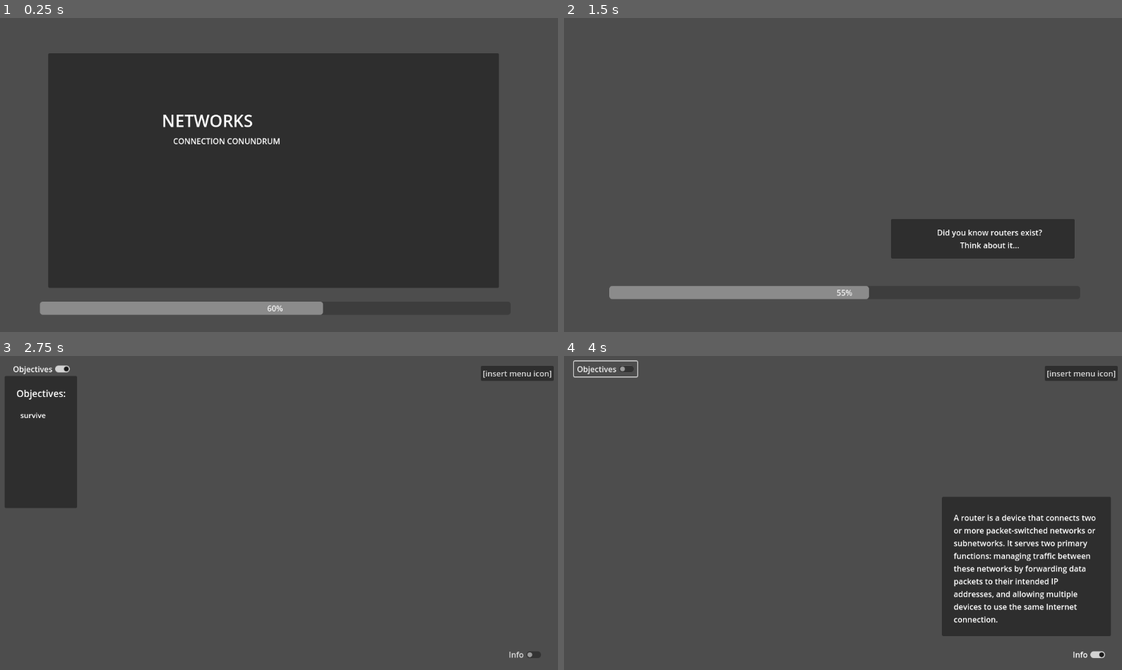
Above: before the commit, frames 1-4 (two rows, left to right).
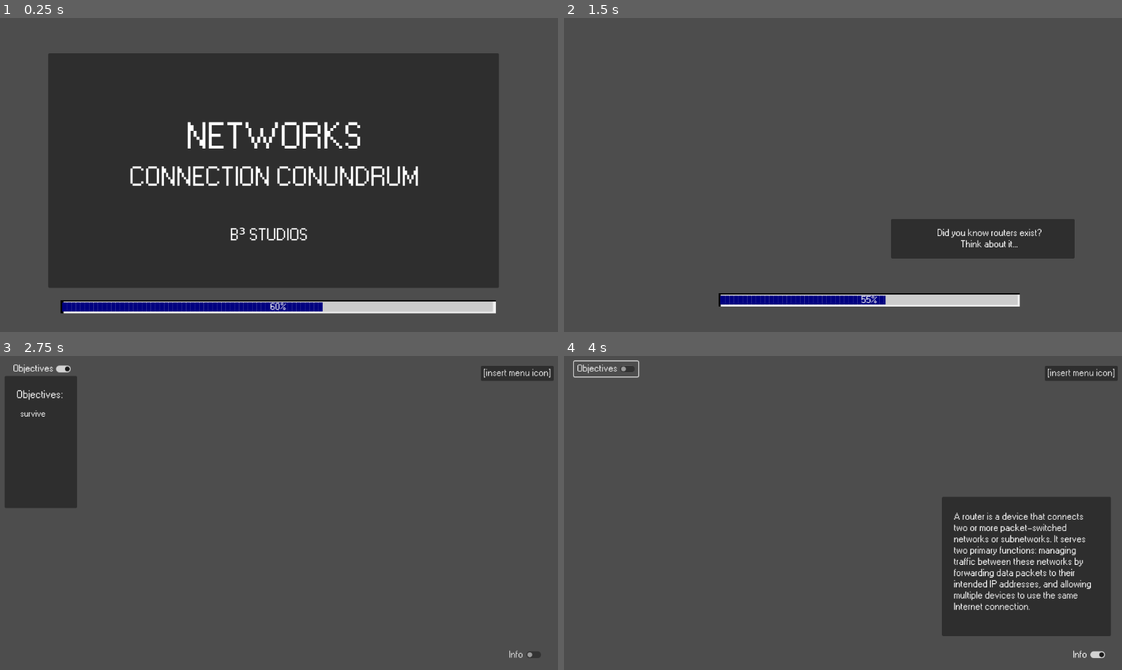
Above: after the commit, the same moments.

Repository: BcubeStudios/Netspace-Game
Game: Godot game, scene res://screens/opening.tscn
Two runs of this game, one before a commit and one after it. Both use one fixed random seed, a clock stepped at 60 frames per second and the inputs below.
Inputs:
- Up to frame 1 (0.25 s): no input
- Up to frame 2 (1.5 s): click "START GAME" at 0.5 s
- Up to frame 3 (2.75 s): no input
- Up to frame 4 (4 s): click "Info" at 2.75 s; click "Objectives" at 3.5 s

The runs differ from the first frame. In frame 1, 6.6% of the frame differs, in the area x 7-89%, y 30-95%; in frame 2, 4.1%; in frame 3, 0.5%; in frame 4, 3.8%.

Commit message:
changes to themes

Diff:
--- /dev/null
+++ b/GodotWorkspace/icon.svg
@@ -0,0 +1 @@
+<svg height="128" width="128" xmlns="http://www.w3.org/2000/svg"><rect x="2" y="2" width="124" height="124" rx="14" fill="#363d52" stroke="#212532" stroke-width="4"/><g transform="scale(.101) translate(122 122)"><g fill="#fff"><path d="M105 673v33q407 354 814 0v-33z"/><path fill="#478cbf" d="m105 673 152 14q12 1 15 14l4 67 132 10 8-61q2-11 15-15h162q13 4 15 15l8 61 132-10 4-67q3-13 15-14l152-14V427q30-39 56-81-35-59-83-108-43 20-82 47-40-37-88-64 7-51 8-102-59-28-123-42-26 43-46 89-49-7-98 0-20-46-46-89-64 14-123 42 1 51 8 102-48 27-88 64-39-27-82-47-48 49-83 108 26 42 56 81zm0 33v39c0 276 813 276 813 0v-39l-134 12-5 69q-2 10-14 13l-162 11q-12 0-16-11l-10-65H447l-10 65q-4 11-16 11l-162-11q-12-3-14-13l-5-69z"/><path d="M483 600c3 34 55 34 58 0v-86c-3-34-55-34-58 0z"/><circle cx="725" cy="526" r="90"/><circle cx="299" cy="526" r="90"/></g><g fill="#414042"><circle cx="307" cy="532" r="60"/><circle cx="717" cy="532" r="60"/></g></g></svg>
--- a/GodotWorkspace/screens/credits_screen.tscn
+++ b/GodotWorkspace/screens/credits_screen.tscn
@@ -1,6 +1,7 @@
-[gd_scene load_steps=4 format=3 uid="uid://c7q35l8ctyu0e"]
+[gd_scene load_steps=5 format=3 uid="uid://c7q35l8ctyu0e"]
 
 [ext_resource type="Script" path="res://scripts/creditsLabel.gd" id="1_x4kin"]
+[ext_resource type="Theme" uid="uid://dupann3qkyje3" path="res://themes/pixel_98.tres" id="1_yyrdf"]
 [ext_resource type="Script" path="res://scripts/button.gd" id="2_5rng6"]
 [ext_resource type="AudioStream" uid="uid://b01bpv1v7smkr" path="res://music/chiphead64 - 11pm.ogg" id="3_gg50c"]
 
@@ -20,6 +21,7 @@
 offset_top = 25.0
 offset_right = 770.0
 offset_bottom = 407.0
+theme = ExtResource("1_yyrdf")
 text = "Made by B Cube Studio
 
     Ariane MARONGIU
@@ -42,6 +44,7 @@
 offset_top = 79.0
 offset_right = 937.0
 offset_bottom = 102.0
+theme = ExtResource("1_yyrdf")
 text = "THANK YOU "
 horizontal_alignment = 1
 
@@ -50,6 +53,7 @@
 offset_top = 595.0
 offset_right = 1126.0
 offset_bottom = 627.0
+theme = ExtResource("1_yyrdf")
 text = "Exit"
 script = ExtResource("2_5rng6")
 
--- a/GodotWorkspace/screens/demo_level.tscn
+++ b/GodotWorkspace/screens/demo_level.tscn
@@ -1,7 +1,8 @@
-[gd_scene load_steps=4 format=3 uid="uid://ddhmuwam3lrrg"]
+[gd_scene load_steps=5 format=3 uid="uid://ddhmuwam3lrrg"]
 
 [ext_resource type="Script" path="res://scripts/demo_level.gd" id="1_j08t0"]
 [ext_resource type="PackedScene" uid="uid://c6fth4mtmu8c0" path="res://screens/settings_menu.tscn" id="2_1ps50"]
+[ext_resource type="Theme" uid="uid://dupann3qkyje3" path="res://themes/pixel_98.tres" id="2_rkssa"]
 [ext_resource type="AudioStream" uid="uid://bar8iv8kegwxm" path="res://music/Free Game Soundtrack by chiphead64 - (hurry up).ogg" id="3_ruto6"]
 
 [node name="demo_level" type="Node2D"]
@@ -12,6 +13,7 @@
 offset_top = 20.0
 offset_right = 1142.0
 offset_bottom = 51.0
+theme = ExtResource("2_rkssa")
 text = "[insert menu icon]"
 
 [node name="settingPanel" type="Panel" parent="."]
@@ -34,6 +36,7 @@
 offset_top = 288.0
 offset_right = 1128.0
 offset_bottom = 573.0
+theme = ExtResource("2_rkssa")
 
 [node name="infoLabel" type="Label" parent="infoPanel"]
 layout_mode = 0
@@ -49,6 +52,8 @@
 offset_top = 591.0
 offset_right = 1123.0
 offset_bottom = 631.0
+theme = ExtResource("2_rkssa")
+theme_override_font_sizes/font_size = 20
 text = "Info"
 
 [node name="objectivesToggle" type="CheckButton" parent="."]
@@ -56,6 +61,7 @@
 offset_top = 11.0
 offset_right = 161.0
 offset_bottom = 42.0
+theme = ExtResource("2_rkssa")
 button_pressed = true
 text = "Objectives"
 
@@ -68,10 +74,11 @@
 [node name="titleLabel" type="Label" parent="objectivesPanel"]
 layout_mode = 0
 offset_left = 24.0
-offset_top = 22.0
+offset_top = 28.0
 offset_right = 130.0
-offset_bottom = 49.0
-theme_override_font_sizes/font_size = 19
+offset_bottom = 55.0
+theme = ExtResource("2_rkssa")
+theme_override_font_sizes/font_size = 22
 text = "Objectives: "
 
 [node name="objectivesLabel" type="Label" parent="objectivesPanel"]
@@ -80,7 +87,8 @@
 offset_top = 69.0
 offset_right = 90.0
 offset_bottom = 92.0
-theme_override_font_sizes/font_size = 15
+theme = ExtResource("2_rkssa")
+theme_override_font_sizes/font_size = 18
 text = "survive"
 
 [node name="AudioStreamPlayer2D" type="AudioStreamPlayer2D" parent="."]
--- a/GodotWorkspace/screens/loading_screen.tscn
+++ b/GodotWorkspace/screens/loading_screen.tscn
@@ -1,7 +1,8 @@
-[gd_scene load_steps=3 format=3 uid="uid://3kt3xgd6i045"]
+[gd_scene load_steps=4 format=3 uid="uid://3kt3xgd6i045"]
 
 [ext_resource type="Script" path="res://scripts/loading_screen.gd" id="1_o6dig"]
 [ext_resource type="AudioStream" uid="uid://b01bpv1v7smkr" path="res://music/chiphead64 - 11pm.ogg" id="1_qib4h"]
+[ext_resource type="Theme" uid="uid://dupann3qkyje3" path="res://themes/pixel_98.tres" id="3_mqag2"]
 
 [node name="loading_screen" type="Node2D"]
 script = ExtResource("1_o6dig")
@@ -24,13 +25,16 @@
 offset_top = 16.0
 offset_right = 309.0
 offset_bottom = 65.0
+theme = ExtResource("3_mqag2")
+theme_override_font_sizes/font_size = 20
 text = "Did you know routers exist?
 Think about it..."
 horizontal_alignment = 1
 vertical_alignment = 1
 
 [node name="ProgressBar" type="ProgressBar" parent="."]
-offset_left = 104.0
-offset_top = 548.0
-offset_right = 1065.0
-offset_bottom = 575.0
+offset_left = 327.0
+offset_top = 563.0
+offset_right = 942.0
+offset_bottom = 590.0
+theme = ExtResource("3_mqag2")
--- a/GodotWorkspace/screens/opening.tscn
+++ b/GodotWorkspace/screens/opening.tscn
@@ -1,6 +1,7 @@
-[gd_scene load_steps=2 format=3 uid="uid://lrqxkg6ee2cu"]
+[gd_scene load_steps=3 format=3 uid="uid://lrqxkg6ee2cu"]
 
 [ext_resource type="Script" path="res://scripts/opening.gd" id="1_n81yr"]
+[ext_resource type="Theme" uid="uid://dupann3qkyje3" path="res://themes/pixel_98.tres" id="2_4ddk4"]
 
 [node name="opening" type="Node2D"]
 script = ExtResource("1_n81yr")
@@ -13,24 +14,39 @@
 
 [node name="mainLabel" type="Label" parent="mainPanel"]
 layout_mode = 0
-offset_left = 232.0
-offset_top = 114.0
-offset_right = 699.0
-offset_bottom = 211.0
-theme_override_font_sizes/font_size = 34
+offset_left = 281.0
+offset_top = 137.0
+offset_right = 748.0
+offset_bottom = 234.0
+theme = ExtResource("2_4ddk4")
+theme_override_font_sizes/font_size = 75
 text = "NETWORKS
 "
 
-[node name="subtitleLabel2" type="Label" parent="mainPanel"]
+[node name="subtitleLabel" type="Label" parent="mainPanel"]
 layout_mode = 0
-offset_left = 255.0
-offset_top = 168.0
-offset_right = 474.0
-offset_bottom = 191.0
+offset_left = 165.0
+offset_top = 228.0
+offset_right = 763.0
+offset_bottom = 286.0
+theme = ExtResource("2_4ddk4")
+theme_override_font_sizes/font_size = 55
 text = "CONNECTION CONUNDRUM"
 
+[node name="studioLabel" type="Label" parent="mainPanel"]
+layout_mode = 0
+offset_left = 371.0
+offset_top = 350.0
+offset_right = 530.0
+offset_bottom = 397.0
+theme = ExtResource("2_4ddk4")
+theme_override_font_sizes/font_size = 35
+text = "B³ STUDIOS"
+horizontal_alignment = 1
+
 [node name="ProgressBar" type="ProgressBar" parent="."]
-offset_left = 93.0
-offset_top = 580.0
-offset_right = 1054.0
-offset_bottom = 607.0
+offset_left = 135.0
+offset_top = 577.0
+offset_right = 1024.0
+offset_bottom = 604.0
+theme = ExtResource("2_4ddk4")
--- a/GodotWorkspace/screens/settings_menu.tscn
+++ b/GodotWorkspace/screens/settings_menu.tscn
@@ -1,6 +1,7 @@
-[gd_scene load_steps=2 format=3 uid="uid://c6fth4mtmu8c0"]
+[gd_scene load_steps=3 format=3 uid="uid://c6fth4mtmu8c0"]
 
 [ext_resource type="Script" path="res://scripts/settings_menu.gd" id="1_0h81g"]
+[ext_resource type="Theme" uid="uid://dupann3qkyje3" path="res://themes/pixel_98.tres" id="2_n5gra"]
 
 [node name="SettingsMenu" type="Control"]
 layout_mode = 3
@@ -35,28 +36,39 @@
 
 [node name="ContinueButton" type="Button" parent="MarginContainer/VBoxContainer"]
 layout_mode = 2
+theme = ExtResource("2_n5gra")
+theme_override_font_sizes/font_size = 20
 text = "CONTINUE"
 
 [node name="MainMenuButton" type="Button" parent="MarginContainer/VBoxContainer"]
 layout_mode = 2
+theme = ExtResource("2_n5gra")
+theme_override_font_sizes/font_size = 20
 text = "MAIN MENU"
 
 [node name="CreditsButton" type="Button" parent="MarginContainer/VBoxContainer"]
 layout_mode = 2
+theme = ExtResource("2_n5gra")
+theme_override_font_sizes/font_size = 20
 text = "CREDITS"
 
 [node name="MusicSlider" type="HSlider" parent="MarginContainer/VBoxContainer"]
 layout_mode = 2
+theme = ExtResource("2_n5gra")
 max_value = 50.0
 value = 25.0
 
 [node name="MusicLabel" type="Label" parent="MarginContainer/VBoxContainer"]
 layout_mode = 2
+theme = ExtResource("2_n5gra")
+theme_override_font_sizes/font_size = 20
 text = "MUSIC"
 horizontal_alignment = 1
 
 [node name="QuitButton" type="Button" parent="MarginContainer/VBoxContainer"]
 layout_mode = 2
+theme = ExtResource("2_n5gra")
+theme_override_font_sizes/font_size = 20
 text = "QUIT GAME"
 
 [connection signal="pressed" from="MarginContainer/VBoxContainer/ContinueButton" to="." method="_on_continue_button_pressed"]
--- a/GodotWorkspace/screens/title_screen.tscn
+++ b/GodotWorkspace/screens/title_screen.tscn
@@ -1,5 +1,6 @@
-[gd_scene load_steps=4 format=3 uid="uid://bxb6kmvkkcnqh"]
+[gd_scene load_steps=5 format=3 uid="uid://bxb6kmvkkcnqh"]
 
+[ext_resource type="Theme" uid="uid://dupann3qkyje3" path="res://themes/pixel_98.tres" id="2_a67m6"]
 [ext_resource type="AudioStream" uid="uid://b01bpv1v7smkr" path="res://music/chiphead64 - 11pm.ogg" id="2_al1s5"]
 [ext_resource type="PackedScene" uid="uid://c6fth4mtmu8c0" path="res://screens/settings_menu.tscn" id="3_e4t44"]
 
@@ -76,6 +77,7 @@
 offset_bottom = 38.0
 grow_horizontal = 2
 grow_vertical = 2
+theme = ExtResource("2_a67m6")
 text = "START GAME"
 icon_alignment = 1
 
@@ -92,6 +94,7 @@
 offset_bottom = 41.232
 grow_horizontal = 2
 grow_vertical = 0
+theme = ExtResource("2_a67m6")
 text = "SETTINGS"
 icon_alignment = 1
 
--- /dev/null
+++ b/GodotWorkspace/themes/icon.svg
@@ -0,0 +1 @@
+<svg height="128" width="128" xmlns="http://www.w3.org/2000/svg"><rect x="2" y="2" width="124" height="124" rx="14" fill="#363d52" stroke="#212532" stroke-width="4"/><g transform="scale(.101) translate(122 122)"><g fill="#fff"><path d="M105 673v33q407 354 814 0v-33z"/><path fill="#478cbf" d="m105 673 152 14q12 1 15 14l4 67 132 10 8-61q2-11 15-15h162q13 4 15 15l8 61 132-10 4-67q3-13 15-14l152-14V427q30-39 56-81-35-59-83-108-43 20-82 47-40-37-88-64 7-51 8-102-59-28-123-42-26 43-46 89-49-7-98 0-20-46-46-89-64 14-123 42 1 51 8 102-48 27-88 64-39-27-82-47-48 49-83 108 26 42 56 81zm0 33v39c0 276 813 276 813 0v-39l-134 12-5 69q-2 10-14 13l-162 11q-12 0-16-11l-10-65H447l-10 65q-4 11-16 11l-162-11q-12-3-14-13l-5-69z"/><path d="M483 600c3 34 55 34 58 0v-86c-3-34-55-34-58 0z"/><circle cx="725" cy="526" r="90"/><circle cx="299" cy="526" r="90"/></g><g fill="#414042"><circle cx="307" cy="532" r="60"/><circle cx="717" cy="532" r="60"/></g></g></svg>
--- /dev/null
+++ b/GodotWorkspace/themes/icons/loading bar bit.svg
@@ -0,0 +1,69 @@
+<?xml version="1.0" encoding="UTF-8" standalone="no"?>
+<!-- Created with Inkscape (http://www.inkscape.org/) -->
+
+<svg
+   width="3.7163601mm"
+   height="8.0819397mm"
+   viewBox="0 0 3.7163599 8.0819397"
+   version="1.1"
+   id="svg1"
+   xml:space="preserve"
+   inkscape:version="1.3.2 (091e20e, 2023-11-25, custom)"
+   sodipodi:docname="loading bar bit.svg"
+   xmlns:inkscape="http://www.inkscape.org/namespaces/inkscape"
+   xmlns:sodipodi="http://sodipodi.sourceforge.net/DTD/sodipodi-0.dtd"
+   xmlns="http://www.w3.org/2000/svg"
+   xmlns:svg="http://www.w3.org/2000/svg"><sodipodi:namedview
+     id="namedview1"
+     pagecolor="#ffffff"
+     bordercolor="#000000"
+     borderopacity="0.25"
+     inkscape:showpageshadow="2"
+     inkscape:pageopacity="0.0"
+     inkscape:pagecheckerboard="0"
+     inkscape:deskcolor="#d1d1d1"
+     inkscape:document-units="mm"
+     inkscape:zoom="8.1776315"
+     inkscape:cx="3.3628319"
+     inkscape:cy="16.691875"
+     inkscape:window-width="1920"
+     inkscape:window-height="1017"
+     inkscape:window-x="-8"
+     inkscape:window-y="-8"
+     inkscape:window-maximized="1"
+     inkscape:current-layer="layer1"><sodipodi:guide
+       position="47.534398,9.1109264"
+       orientation="0,9.9572691"
+       id="guide5"
+       inkscape:locked="false" /><sodipodi:guide
+       position="50.168925,9.1109264"
+       orientation="14.751509,0"
+       id="guide6"
+       inkscape:locked="false" /><sodipodi:guide
+       position="50.168925,5.207923"
+       orientation="0,-9.9572691"
+       id="guide7"
+       inkscape:locked="false" /><sodipodi:guide
+       position="47.534398,5.207923"
+       orientation="-14.751509,0"
+       id="guide8"
+       inkscape:locked="false" /></sodipodi:namedview><defs
+     id="defs1" /><g
+     inkscape:label="Layer 1"
+     inkscape:groupmode="layer"
+     id="layer1"
+     transform="translate(32.532932,-101.12775)"><rect
+       style="display:none;fill:#333333;stroke-width:0.343527"
+       id="rect9"
+       width="3.7163601"
+       height="8.0819397"
+       x="-32.532932"
+       y="101.12775"
+       ry="0.35446486" /><rect
+       style="display:inline;fill:#000080;stroke-width:0.332083"
+       id="rect8"
+       width="2.7791855"
+       height="4.985445"
+       x="-31.660461"
+       y="102.41365"
+       ry="0.31988573" /></g></svg>
--- /dev/null
+++ b/GodotWorkspace/themes/icons/loading bar.svg
@@ -0,0 +1,76 @@
+<?xml version="1.0" encoding="UTF-8" standalone="no"?>
+<!-- Created with Inkscape (http://www.inkscape.org/) -->
+
+<svg
+   width="114.02811mm"
+   height="5.0940442mm"
+   viewBox="0 0 114.0281 5.0940442"
+   version="1.1"
+   id="svg1"
+   xml:space="preserve"
+   inkscape:version="1.3.2 (091e20e, 2023-11-25, custom)"
+   sodipodi:docname="loading bar.svg"
+   xmlns:inkscape="http://www.inkscape.org/namespaces/inkscape"
+   xmlns:sodipodi="http://sodipodi.sourceforge.net/DTD/sodipodi-0.dtd"
+   xmlns="http://www.w3.org/2000/svg"
+   xmlns:svg="http://www.w3.org/2000/svg"><sodipodi:namedview
+     id="namedview1"
+     pagecolor="#ffffff"
+     bordercolor="#000000"
+     borderopacity="0.25"
+     inkscape:showpageshadow="2"
+     inkscape:pageopacity="0.0"
+     inkscape:pagecheckerboard="0"
+     inkscape:deskcolor="#d1d1d1"
+     inkscape:document-units="mm"
+     inkscape:zoom="2.6964653"
+     inkscape:cx="216.76526"
+     inkscape:cy="16.503086"
+     inkscape:window-width="1920"
+     inkscape:window-height="1017"
+     inkscape:window-x="-8"
+     inkscape:window-y="-8"
+     inkscape:window-maximized="1"
+     inkscape:current-layer="layer1"><sodipodi:guide
+       position="47.016558,6.7274381"
+       orientation="0,9.9572691"
+       id="guide5"
+       inkscape:locked="false" /><sodipodi:guide
+       position="49.651085,6.7274381"
+       orientation="14.751509,0"
+       id="guide6"
+       inkscape:locked="false" /><sodipodi:guide
+       position="49.651085,2.8244347"
+       orientation="0,-9.9572691"
+       id="guide7"
+       inkscape:locked="false" /><sodipodi:guide
+       position="47.016558,2.8244347"
+       orientation="-14.751509,0"
+       id="guide8"
+       inkscape:locked="false" /></sodipodi:namedview><defs
+     id="defs1" /><g
+     inkscape:label="Layer 1"
+     inkscape:groupmode="layer"
+     id="layer1"
+     transform="translate(32.015091,-101.12775)"><rect
+       style="fill:#000000;fill-opacity:1;stroke-width:0.264583"
+       id="rect2"
+       width="114.02811"
+       height="5.094039"
+       x="-32.015091"
+       y="101.12775"
+       ry="0.19592458" /><rect
+       style="fill:#f1f1f1;fill-opacity:1;stroke-width:0.264583"
+       id="rect3"
+       width="113.32812"
+       height="4.5347638"
+       x="-31.315105"
+       y="101.68703"
+       ry="0" /><rect
+       style="fill:#cccccc;fill-opacity:1;stroke-width:0.264583"
+       id="rect4"
+       width="112.47654"
+       height="3.9231272"
+       x="-31.2472"
+       y="101.71089"
+       ry="0.19592458" /></g></svg>
--- /dev/null
+++ b/GodotWorkspace/themes/pixel_98.tres
@@ -0,0 +1,21 @@
+[gd_resource type="Theme" load_steps=6 format=3 uid="uid://dupann3qkyje3"]
+
+[ext_resource type="FontFile" uid="uid://cyukar858exk5" path="res://fonts/w95fa.woff" id="1_gq1xi"]
+[ext_resource type="Texture2D" uid="uid://cjfndw515dbgi" path="res://themes/icons/loading bar.svg" id="1_pd2xn"]
+[ext_resource type="Texture2D" uid="uid://yqiwrs1htn31" path="res://themes/icons/loading bar bit.svg" id="2_bnejg"]
+
+[sub_resource type="StyleBoxTexture" id="StyleBoxTexture_tkprt"]
+texture = ExtResource("1_pd2xn")
+
+[sub_resource type="StyleBoxTexture" id="StyleBoxTexture_w2tmh"]
+texture = ExtResource("2_bnejg")
+texture_margin_left = 5.0
+texture_margin_bottom = 4.0
+axis_stretch_horizontal = 1
+axis_stretch_vertical = 1
+
+[resource]
+default_font = ExtResource("1_gq1xi")
+default_font_size = 20
+ProgressBar/styles/background = SubResource("StyleBoxTexture_tkprt")
+ProgressBar/styles/fill = SubResource("StyleBoxTexture_w2tmh")
Binary file added: GodotWorkspace/fonts/w95fa.woff
Not shown, added: GodotWorkspace/fonts/w95fa.woff.import
Not shown, added: GodotWorkspace/icon.svg.import
Not shown, added: GodotWorkspace/themes/icon.svg.import
Not shown, added: GodotWorkspace/themes/icons/loading bar bit.svg.import
Not shown, added: GodotWorkspace/themes/icons/loading bar.svg.import
